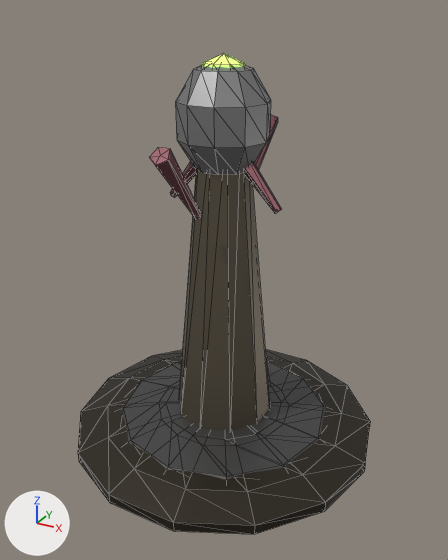
The glTF model assets/models/bl_spire.glb: old version first, new version second.
Rendered twice from a 50 mm camera at (23.5, -42.7, 37.4) aimed at (0.3, -0.6, 16.3). Every picture has the same lights, and +X, +Y and +Z are marked at lower left. The picture after the commit comes second. Mesh edges are drawn as thin lines. Vertices at exactly the same position are counted once.

In view in the first picture: 'body'.
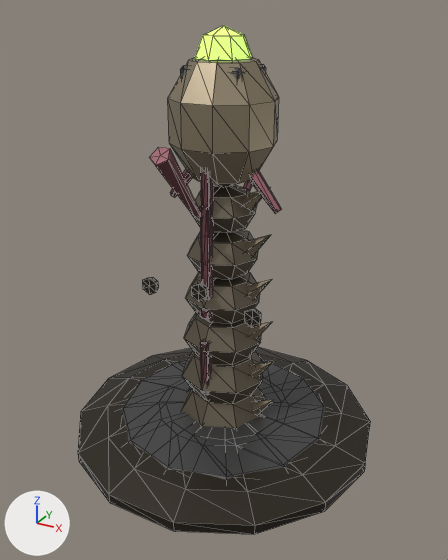
Pixel boxes [x1, y1, x2, y2] of what changed, in the pictures (448 x 560 px; the box of a moved part takes in the faces that stretch with it):
'body', reshaped (6% taller): before [78, 54, 370, 534]; after [78, 25, 370, 534]
part 1 of me_bodymesh, added: after [142, 277, 159, 295]
part 2 of me_bodymesh, added: after [244, 309, 261, 327]
part 3 of me_bodymesh, moved or reshaped: before [202, 54, 245, 68]; after [182, 387, 264, 428]
part 4 of me_bodymesh, added (brown): after [182, 351, 263, 403]
part 5 of me_bodymesh, added (brown): after [184, 313, 262, 365]
part 6 of me_bodymesh, added: after [186, 272, 260, 323]
part 7 of me_bodymesh, added: after [187, 229, 259, 279]
part 8 of me_bodymesh, added: after [190, 185, 257, 232]
part 9 of me_bodymesh, moved or reshaped: before [175, 65, 271, 175]; after [167, 57, 279, 187]
part 10 of me_bodymesh, added (green): after [194, 25, 252, 60]
part 11 of me_bodymesh, cut back: before [179, 169, 270, 431]; after [180, 64, 273, 413]

Edits to the bpy script that builds the scene:
```text
Add mat_chitinlight:
    mat_chitinlight = principled_material('ChitinLight')
    mat_chitinlight.base_color = (0.332, 0.275, 0.188)  # brown #9c8f78
    mat_chitinlight.metallic = 0.7
    mat_chitinlight.roughness = 0.42
Change me_bodymesh:
    used by ob_body; location = (0.0, 0.0, 0.0)
    remove me_bodymesh.from_pydata(...)  # 350 vertices, 536 faces; spans x -13.7..13.7, y -13.4..13.4, z -0.6..34.2
    add me_bodymesh.from_pydata(...)  # 791 vertices, 1194 faces; spans x -13.7..13.7, y -13.4..13.4, z -0.6..36.2
    me_bodymesh part 1: a new loose piece, a 6-sided cut cone along y (radius 0.8 at the low end, 0.56 at the high end) spanning x -5.49..-4.11, y -4.16..-3.52, z 15.2..16.8, in mat_chitindark (brown #3a342b)
    me_bodymesh part 2: a new loose piece, a 6-sided cut cone along y (radius 0.8 at the low end, 0.56 at the high end) spanning x 4.11..5.49, y -4.16..-3.52, z 14.56..16.16, in mat_chitindark (brown #3a342b)
    me_bodymesh part 3: the loose piece of 36 vertices spanning x -2.2..2.2, y -2.2..2.2, z 29.8..34.2 is scaled about its middle by (1.86, 1.86, 1.3), then moved by (0.0, 0.0, -28.8), in mat_chitin (brown #6d6455)
    me_bodymesh part 4: the loose piece of 36 vertices spanning x -2.2..2.2, y -2.2..2.2, z 29.8..34.2 is copied, and the copy is scaled about its middle by (1.74, 1.74, 1.22), then moved by (0.0, 0.0, -25.0), in mat_chitin (brown #6d6455); it spans x -3.9..3.9, y -3.9..3.9, z 4.3..9.8
    me_bodymesh part 5: the loose piece of 36 vertices spanning x -2.2..2.2, y -2.2..2.2, z 29.8..34.2 is copied, and the copy is scaled about its middle by (1.63, 1.63, 1.14), then moved by (0.0, 0.0, -21.1), in mat_chitin (brown #6d6455); it spans x -3.6..3.6, y -3.6..3.6, z 8.3..13.4
    me_bodymesh part 6: the loose piece of 36 vertices spanning x -2.2..2.2, y -2.2..2.2, z 29.8..34.2 is copied, and the copy is scaled about its middle by (1.51, 1.51, 1.06), then moved by (0.0, 0.0, -17.3), in mat_chitin (brown #6d6455); it spans x -3.4..3.4, y -3.4..3.4, z 12.3..17.1
    me_bodymesh part 7: the loose piece of 36 vertices spanning x -2.2..2.2, y -2.2..2.2, z 29.8..34.2 is copied, and the copy is scaled about its middle by (1.4, 1.4, 0.98), then moved by (0.0, 0.0, -13.4), in mat_chitin (brown #6d6455); it spans x -3.1..3.1, y -3.1..3.1, z 16.4..20.8
    me_bodymesh part 8: the loose piece of 36 vertices spanning x -2.2..2.2, y -2.2..2.2, z 29.8..34.2 is copied, and the copy is scaled about its middle by (1.29, 1.29, 0.9), then moved by (0.0, 0.0, -9.6), in mat_chitin (brown #6d6455); it spans x -2.9..2.9, y -2.9..2.9, z 20.4..24.4
    me_bodymesh part 9: the loose piece of 55 vertices spanning x -3.7..3.7, y -3.5..3.5, z 24.8..34.0 is scaled about its middle by 1.17, in mat_chitinlight (brown #9c8f78)
    me_bodymesh part 10: the loose piece of 36 vertices spanning x -2.2..2.2, y -2.2..2.2, z 29.8..34.2 is copied, and the copy is moved by (0.0, 0.0, 1.9); it spans x -2.2..2.2, y -2.2..2.2, z 31.7..36.2
    me_bodymesh part 11: 24 vertices removed from x -4.3..4.3, y -4.5..4.5, z 1.8..29.0; 185 vertices added at x -2.6..5.1, y -4.2..2.2, z 2.8..33.4
    other edits to the shape of me_bodymesh do not show in these pictures
    add me_bodymesh.materials.append(mat_chitinlight)  # brown #9c8f78
```
